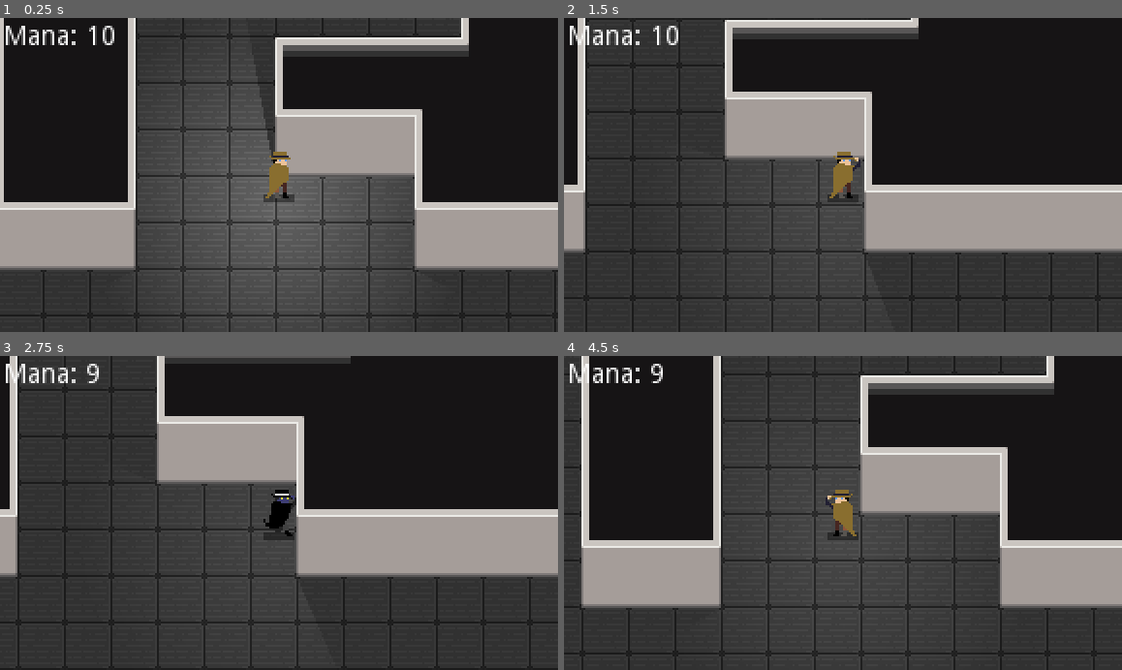
Above: before the commit, frames 1-4 (two rows, left to right).
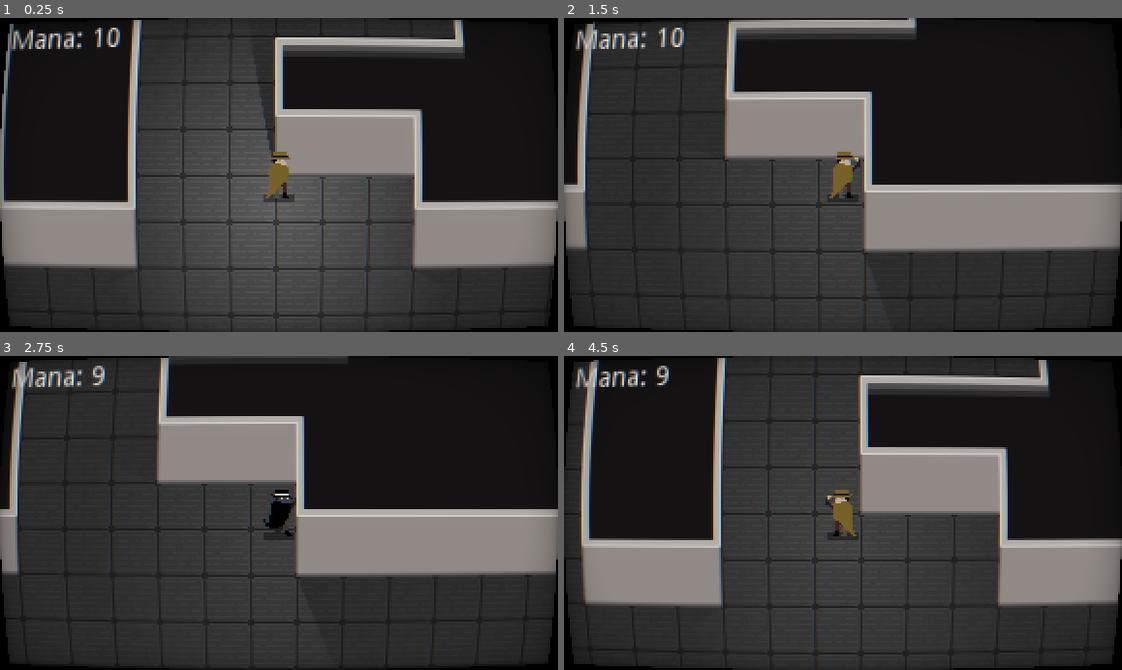
Above: after the commit, the same moments.

Repository: Cabidge/SGD1
Game: Godot game, scene res://assets/Main.tscn
Two runs of this game, one before a commit and one after it. Both use one fixed random seed, a clock stepped at 60 frames per second and the inputs below. The engine's default icon, where the game draws it, is replaced by a stand-in: a white triangle on a blue panel in a dark square.
Inputs (mouse positions are in pixels of both pictures, inside the frame that each line leads up to):
- Up to frame 1 (0.25 s): no input
- Up to frame 2 (1.5 s): tap Enter at 0.5 s; move the mouse to (965, 159) at 0.52 s; press the mouse at (965, 159) at 0.53 s; hold D (move_right) 0.53-1.28 s; move the mouse to (731, 190) at 1.27 s; release the mouse at (731, 190) at 1.28 s; hold S (move_down) from 1.28 s (still down); right-click (731, 190) at 1.35 s
- Up to frame 3 (2.75 s): move the mouse to (334, 443) at 2.02 s; release S (move_down) at 2.03 s; press the mouse at (334, 443) at 2.03 s; hold D (move_right) from 2.03 s (still down)
- Up to frame 4 (4.5 s): move the mouse to (815, 575) at 2.77 s; release D (move_right) at 2.78 s; release the mouse at (815, 575) at 2.78 s; hold W (move_up) 2.78-3.53 s; right-click (815, 575) at 2.85 s; move the mouse to (1010, 560) at 3.52 s; press the mouse at (1010, 560) at 3.53 s; hold A (move_left) from 3.53 s (still down); move the mouse to (675, 465) at 4.27 s; release the mouse at (675, 465) at 4.28 s; right-click (675, 465) at 4.35 s

The runs differ from the first frame. In frame 1, 13% of the frame differs, in the area x 0-100%, y 0-100%; in frame 2, 11%; in frame 3, 10%; in frame 4, 13%.

Commit message:
Post processing

Diff:
--- a/assets/Main.tscn
+++ b/assets/Main.tscn
@@ -1,9 +1,10 @@
-[gd_scene load_steps=39 format=2]
+[gd_scene load_steps=40 format=2]
 
 [ext_resource path="res://assets/player/Player.tscn" type="PackedScene" id=1]
 [ext_resource path="res://assets/tiles/Walls.png" type="Texture" id=2]
 [ext_resource path="res://assets/ui/UI.gd" type="Script" id=3]
 [ext_resource path="res://assets/tiles/Floor.png" type="Texture" id=4]
+[ext_resource path="res://shaders/crt_material.tres" type="Material" id=5]
 
 [sub_resource type="TileSet" id=1]
 0/name = "Floor.png 0"
@@ -281,3 +282,15 @@
 __meta__ = {
 "_edit_use_anchors_": false
 }
+
+[node name="ColorRect" type="ColorRect" parent="CanvasLayer"]
+material = ExtResource( 5 )
+margin_right = 288.0
+margin_bottom = 162.0
+mouse_filter = 2
+__meta__ = {
+"_edit_use_anchors_": false
+}
+
+[node name="CanvasModulate" type="CanvasModulate" parent="."]
+color = Color( 0.87451, 0.87451, 0.87451, 1 )
--- /dev/null
+++ b/shaders/crt_material.tres
@@ -0,0 +1,21 @@
+[gd_resource type="ShaderMaterial" load_steps=2 format=2]
+
+[ext_resource path="res://shaders/crt_shader.shader" type="Shader" id=1]
+
+[resource]
+shader = ExtResource( 1 )
+shader_param/screen_size = Vector2( 288, 162 )
+shader_param/show_curvature = true
+shader_param/curvature_x_amount = 5.0
+shader_param/curvature_y_amount = 5.0
+shader_param/corner_color = Color( 0, 0, 0, 1 )
+shader_param/show_vignette = true
+shader_param/vignette_opacity = 0.09
+shader_param/show_horizontal_scan_lines = false
+shader_param/horizontal_scan_lines_amount = 72.0
+shader_param/horizontal_scan_lines_opacity = 0.29
+shader_param/show_vertical_scan_lines = false
+shader_param/vertical_scan_lines_amount = 320.0
+shader_param/vertical_scan_lines_opacity = 1.0
+shader_param/boost = 1.0
+shader_param/aberration_amount = 0.3
--- /dev/null
+++ b/shaders/crt_shader.shader
@@ -0,0 +1,85 @@
+/*
+Godot 3 2D CRT Shader.
+A 2D shader for Godot 3 simulating a CRT..
+
+Author: hiulit
+Repository: https://github.com/hiulit/Godot-3-2D-CRT-Shader
+Issues: https://github.com/hiulit/Godot-3-2D-CRT-Shader/issues
+License: MIT https://github.com/hiulit/Godot-3-2D-CRT-Shader/blob/master/LICENSE
+*/
+
+shader_type canvas_item;
+
+const float PI = 3.14159265359;
+
+uniform vec2 screen_size = vec2(320.0, 180.0);
+uniform bool show_curvature = true;
+uniform float curvature_x_amount : hint_range(3.0, 15.0, 0.01) = float(6.0);
+uniform float curvature_y_amount : hint_range(3.0, 15.0, 0.01) = float(4.0);
+uniform vec4 corner_color : hint_color = vec4(0.0, 0.0, 0.0, 1.0);
+uniform bool show_vignette = true;
+uniform float vignette_opacity : hint_range(0.0, 1.0, 0.01) = 0.2;
+uniform bool show_horizontal_scan_lines = true;
+uniform float horizontal_scan_lines_amount : hint_range(0.0, 180.0, 0.1) = 180.0;
+uniform float horizontal_scan_lines_opacity : hint_range(0.0, 1.0, 0.01) = 1.0;
+uniform bool show_vertical_scan_lines = false;
+uniform float vertical_scan_lines_amount : hint_range(0.0, 320.0, 0.1) = 320.0;
+uniform float vertical_scan_lines_opacity : hint_range(0.0, 1.0, 0.01) = 1.0;
+uniform float boost : hint_range(1.0, 2.0, 0.01) = 1.2;
+uniform float aberration_amount : hint_range(0.0, 10.0, 0.01) = 0.0;
+
+vec2 uv_curve(vec2 uv) {
+	if (show_curvature) {
+		uv = uv * 2.0 - 1.0;
+		vec2 offset = abs(uv.yx) / vec2(curvature_x_amount, curvature_y_amount);
+		uv = uv + uv * offset * offset;
+		uv = uv * 0.5 + 0.5;
+	}
+
+	return uv;
+}
+
+
+void fragment() {
+	vec2 uv = uv_curve(UV);
+	vec2 screen_uv = uv_curve(SCREEN_UV);
+	vec3 color = texture(SCREEN_TEXTURE, screen_uv).rgb;
+
+	if (aberration_amount > 0.0) {
+		float adjusted_amount = aberration_amount / screen_size.x;
+		color.r = texture(SCREEN_TEXTURE, vec2(screen_uv.x + adjusted_amount, screen_uv.y)).r;
+		color.g = texture(SCREEN_TEXTURE, screen_uv).g;
+		color.b = texture(SCREEN_TEXTURE, vec2(screen_uv.x - adjusted_amount, screen_uv.y)).b;
+	}
+
+	if (show_vignette) {
+		float vignette = uv.x * uv.y * (1.0 - uv.x) * (1.0 - uv.y);
+		vignette = clamp(pow((screen_size.x / 4.0) * vignette, vignette_opacity), 0.0, 1.0);
+		color *= vignette;
+	}
+
+	if (show_horizontal_scan_lines) {
+		float s = sin(screen_uv.y * horizontal_scan_lines_amount * PI * 2.0);
+		s = (s * 0.5 + 0.5) * 0.9 + 0.1;
+		vec4 scan_line = vec4(vec3(pow(s, horizontal_scan_lines_opacity)), 1.0);
+		color *= scan_line.rgb;
+	}
+
+	if (show_vertical_scan_lines) {
+		float s = sin(screen_uv.x * vertical_scan_lines_amount * PI * 2.0);
+		s = (s * 0.5 + 0.5) * 0.9 + 0.1;
+		vec4 scan_line = vec4(vec3(pow(s, vertical_scan_lines_opacity)), 1.0);
+		color *= scan_line.rgb;
+	}
+
+	if (show_horizontal_scan_lines || show_vertical_scan_lines) {
+		color *= boost;
+	}
+
+	// Fill the blank space of the corners, left by the curvature, with black.
+	if (uv.x < 0.0 || uv.x > 1.0 || uv.y < 0.0 || uv.y > 1.0) {
+		color = corner_color.rgb;
+	}
+
+	COLOR = vec4(color, 1.0);
+}
